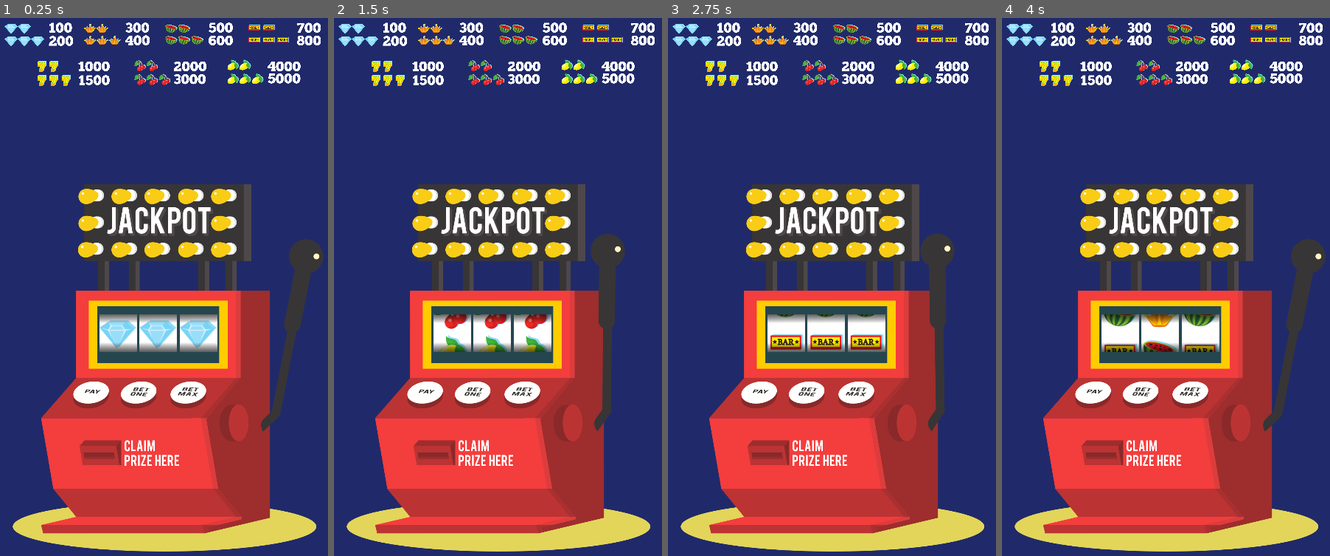
Above: before the commit, frames 1-4 (left to right).
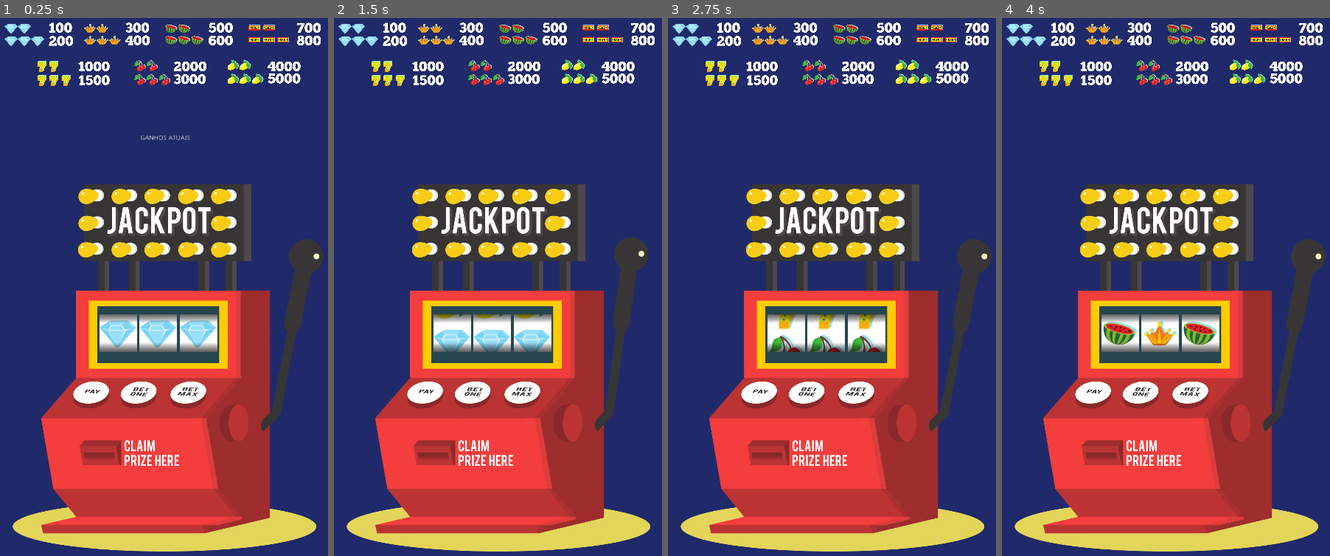
Above: after the commit, the same moments.

Repository: Huotes/SlotMachine
Game: Godot game, scene res://scenes/game.tscn
Same seed, same stepped clock (60 frames per second), same inputs: the game is played once before the commit and once after it.
Inputs (mouse positions are in pixels of both pictures, inside the frame that each line leads up to):
- Up to frame 1 (0.25 s): no input
- Up to frame 2 (1.5 s): click (629, 335) at 0.5 s; click (609, 330) at 1.27 s
- Up to frame 3 (2.75 s): click (940, 330) at 2.02 s
- Up to frame 4 (4 s): no input

The runs differ from the first frame. In frame 1, less than 0.1% of the frame differs, in the area x 42-59%, y 21-23%; in frame 2, 4.2%; in frame 3, 4.3%, in the area x 30-99%, y 40-77%; in frame 4, 1.8%.

Commit message:
bug da alavanca corrijido e umas parafernalhas feitas ai para melhorar a nossa vida

Diff:
--- a/project.godot
+++ b/project.godot
@@ -13,6 +13,10 @@
 config/name="Slot Machine"
 run/main_scene="res://scenes/game.tscn"
 config/icon="res://icon.png"
+
+[autoload]
+
+GameController="*res://scripts/game_controller.gd"
 
 [display]
 
--- a/scenes/game.tscn
+++ b/scenes/game.tscn
@@ -84,4 +84,16 @@
 
 [node name="Tween" type="Tween" parent="."]
 
+[node name="Winner" type="Label" parent="."]
+anchor_left = 0.5
+anchor_right = 0.5
+margin_left = -326.0
+margin_top = 196.0
+margin_right = 334.0
+margin_bottom = 356.0
+text = "Ganhos atuais:"
+align = 1
+valign = 1
+uppercase = true
+
 [connection signal="pressed" from="Handle" to="." method="_on_Handle_pressed"]
--- /dev/null
+++ b/scripts/game_controller.gd
@@ -0,0 +1,20 @@
+extends Node
+
+var DIAMOND     := 0
+var CROWN       := 0
+var WATERMELON := 0
+var BAR         := 0
+var SEVEN       := 0
+var CHERRY      := 0
+var LEMON       := 0
+var POINTS      := 0
+
+func reset_points() -> void:
+	DIAMOND     = 0
+	CROWN       = 0
+	WATERMELON = 0
+	BAR         = 0
+	SEVEN       = 0
+	CHERRY      = 0
+	LEMON       = 0
+	POINTS      = 0
--- a/scripts/slot.gd
+++ b/scripts/slot.gd
@@ -22,3 +22,16 @@
 			row.rect_position.y = round(row.rect_position.y + MOVE)
 
 		yield(get_tree().create_timer(time_interval),"timeout")
+
+	match(row.rect_position.y):
+		0000.0: GameController.DIAMOND += 1
+		-560.0: GameController.DIAMOND += 1
+		-480.0: GameController.LEMON += 1
+		-400.0: GameController.CHERRY += 1
+		-320.0: GameController.SEVEN += 1
+		-240.0: GameController.BAR += 1
+		-160.0: GameController.WATERMELON += 1
+		-000.0: GameController.CROWN += 1
+
+	GameController.POINTS += 1
+	owner.luck()
--- a/scripts/slot_machine.gd
+++ b/scripts/slot_machine.gd
@@ -2,11 +2,54 @@
 
 signal handle_pulled
 
-onready var tween := $Tween
+onready var tween  := $Tween
 onready var handle := $Handle
+onready var winner := $Winner
 
 func _on_Handle_pressed():
 	tween.interpolate_property(handle,"rect_rotation",0,-12,0.2,Tween.TRANS_BOUNCE,Tween.EASE_IN_OUT)
 	tween.interpolate_property(handle,"rect_rotation",-12,0,0.5,Tween.TRANS_BOUNCE,Tween.EASE_OUT,0.65)
 	tween.start()
 	emit_signal("handle_pulled")
+	winner.hide()
+	handle.disabled = true
+	GameController.reset_points()
+
+func luck() -> void:
+	if GameController.POINTS < 3:
+		return
+
+	handle.disabled = false
+
+	if GameController.DIAMOND == 2:
+		has_won(100)
+	elif GameController.DIAMOND == 3:
+		has_won(200)
+	if GameController.CROWN == 2:
+		has_won(300)
+	elif GameController.CROWN == 3:
+		has_won(400)
+	if GameController.WATERMELON == 2:
+		has_won(500)
+	elif GameController.WATERMELON == 3:
+		has_won(600)
+	if GameController.BAR == 2:
+		has_won(700)
+	elif GameController.BAR == 3:
+		has_won(800)
+	if GameController.SEVEN == 2:
+		has_won(1000)
+	elif GameController.SEVEN == 3:
+		has_won(1500)
+	if GameController.CHERRY == 2:
+		has_won(2000)
+	elif GameController.CHERRY == 3:
+		has_won(3000)
+	if GameController.LEMON == 2:
+		has_won(4000)
+	elif GameController.LEMON == 3:
+		has_won(5000)
+
+func has_won(value: int) -> void:
+	winner.show()
+	winner.text = str("Você ganhou: ", value)
